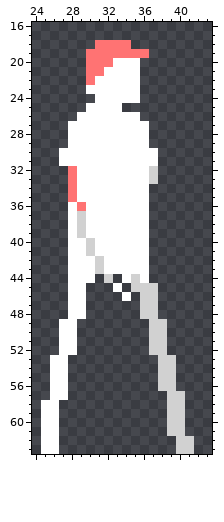
Two states of a pixel-art sprite, LD38.gmx/sprites/images/spr_main_walking_3.png. This is how it looked before the edit.
The file is 64x64 pixels. Shown: x 24..43, y 16..63.
After the commit:
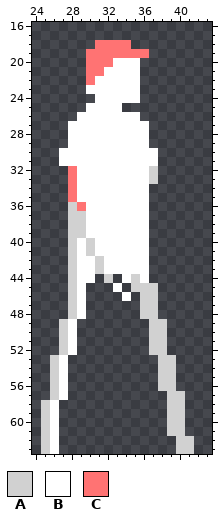
Palette (. is transparent): A #d1d1d1  B #ffffff  C #ff7373
What changed:
Colour B becomes colour A in rows 36 to 48 at x 28; in rows 49 to 52 at x 27; in rows 53 to 57 at x 26; in rows 58 to 63 at x 25.
